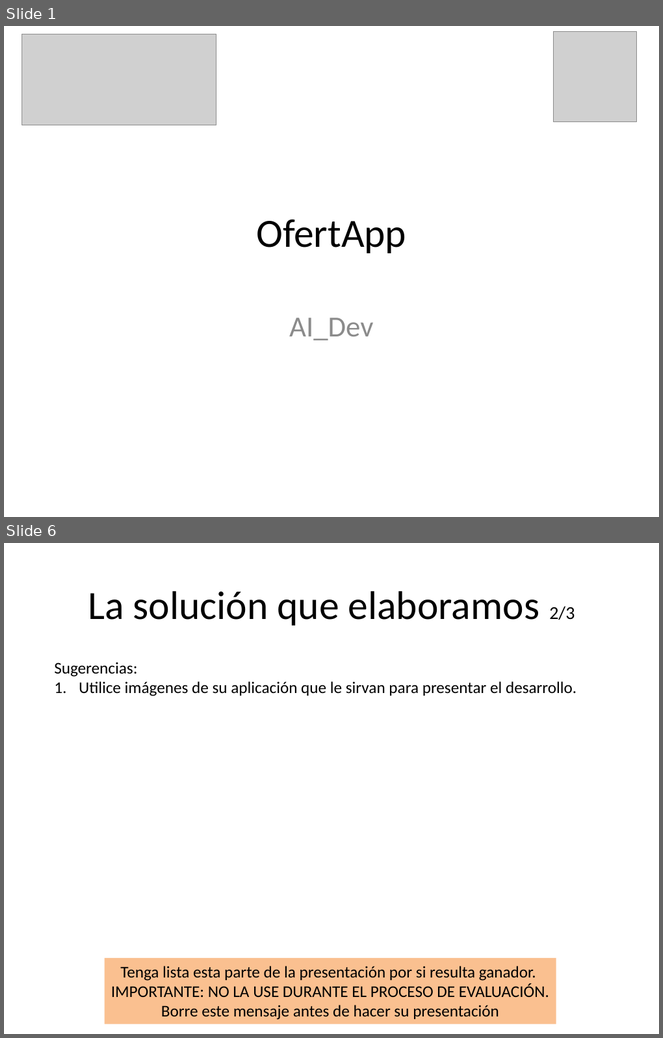
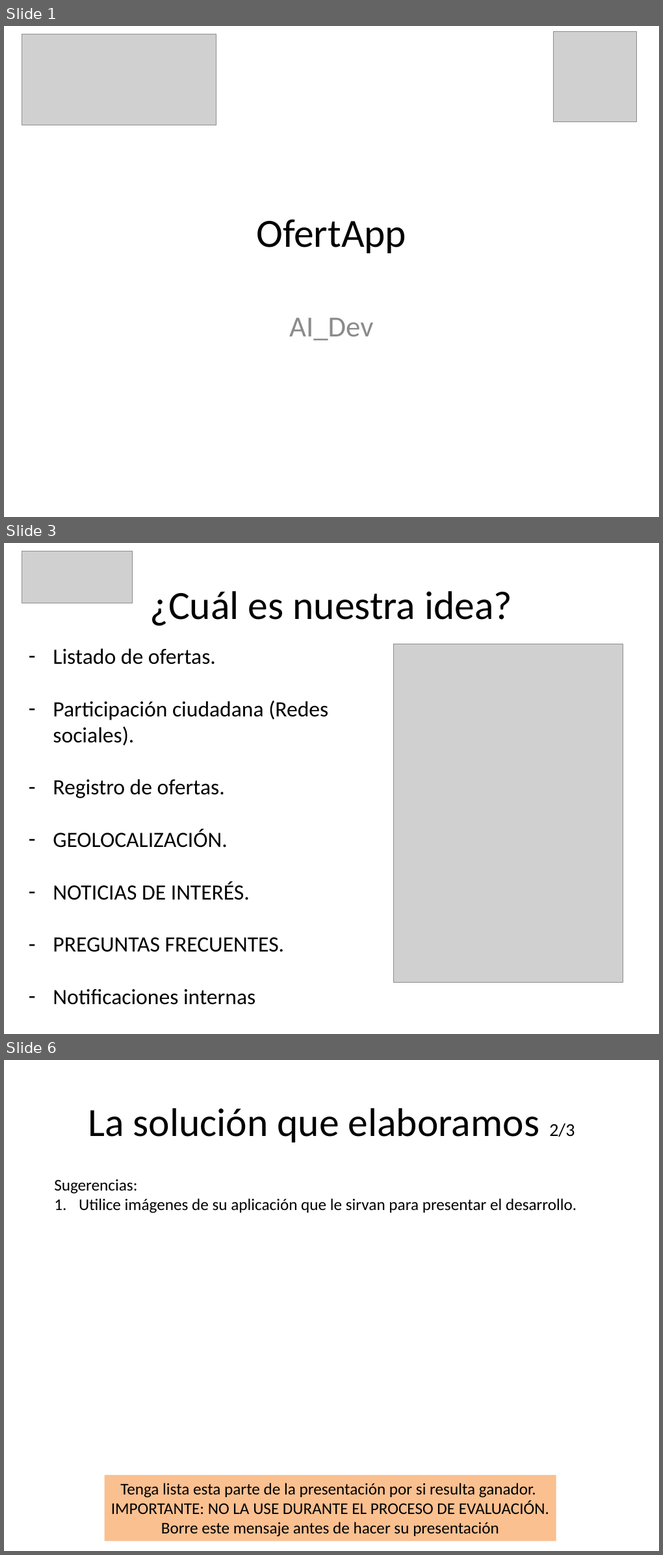
Before and after one commit to cristian4063/OfertaTrabajo, a slide deck: smartcities/themeforest-6705726-stroller-mobile-tablet-responsive-template/PresentacionOferta/OfertaEmpleo.pptx. Shown one above the other, each under a label of ours: slides 1 and 6 before the commit, slides 1, 3 and 6 after it; the slides between them are not shown. The pictures are 663x1038 and 663x1555 pixels, drawn with LibreOffice and Linux fonts; fonts in the diff are those of the drawing; grey boxes stand for pictures. Boxes give left, top, right and bottom in pixels: in the first picture for what was removed or moved away, otherwise in the second. Text is boxed around its words. In the diff, an @@ line names an element or a change of style, - is before the commit and + after.

```diff
--- a/smartcities/themeforest-6705726-stroller-mobile-tablet-responsive-template/PresentacionOferta/OfertaEmpleo.pptx
+++ b/smartcities/themeforest-6705726-stroller-mobile-tablet-responsive-template/PresentacionOferta/OfertaEmpleo.pptx
@@ slide 3 added at <box>4,543,659,1034</box>, background #FFFFFF @@
@@ picture added at <box>22,551,133,603</box> @@
@@ title added at <box>150,591,512,626</box>, 44 pt, text #000000 @@
+¿Cuál es nuestra idea?
@@ text added at <box>53,648,328,1005</box>, 24 pt, text #000000 @@
+– Listado de ofertas.
+– Participación ciudadana (Redes sociales).
+– Registro de ofertas.
+– GEOLOCALIZACIÓN.
+– NOTICIAS DE INTERÉS.
+– PREGUNTAS FRECUENTES.
+– Notificaciones internas
@@ picture added at <box>393,644,623,983</box> @@
```
Also in this commit, not shown: 3 slides changed, 1 other slide added, 2 slides removed.
